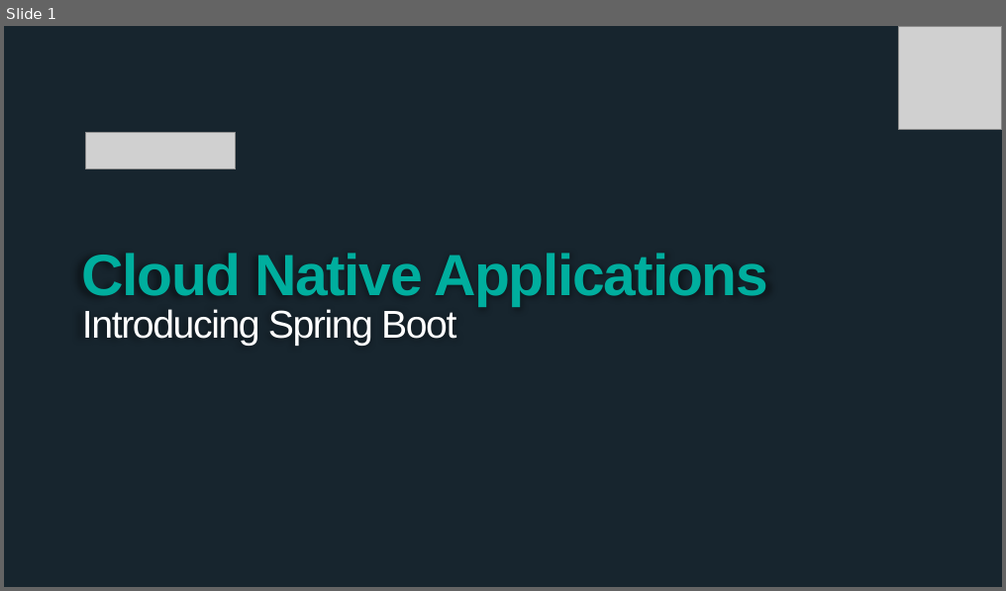
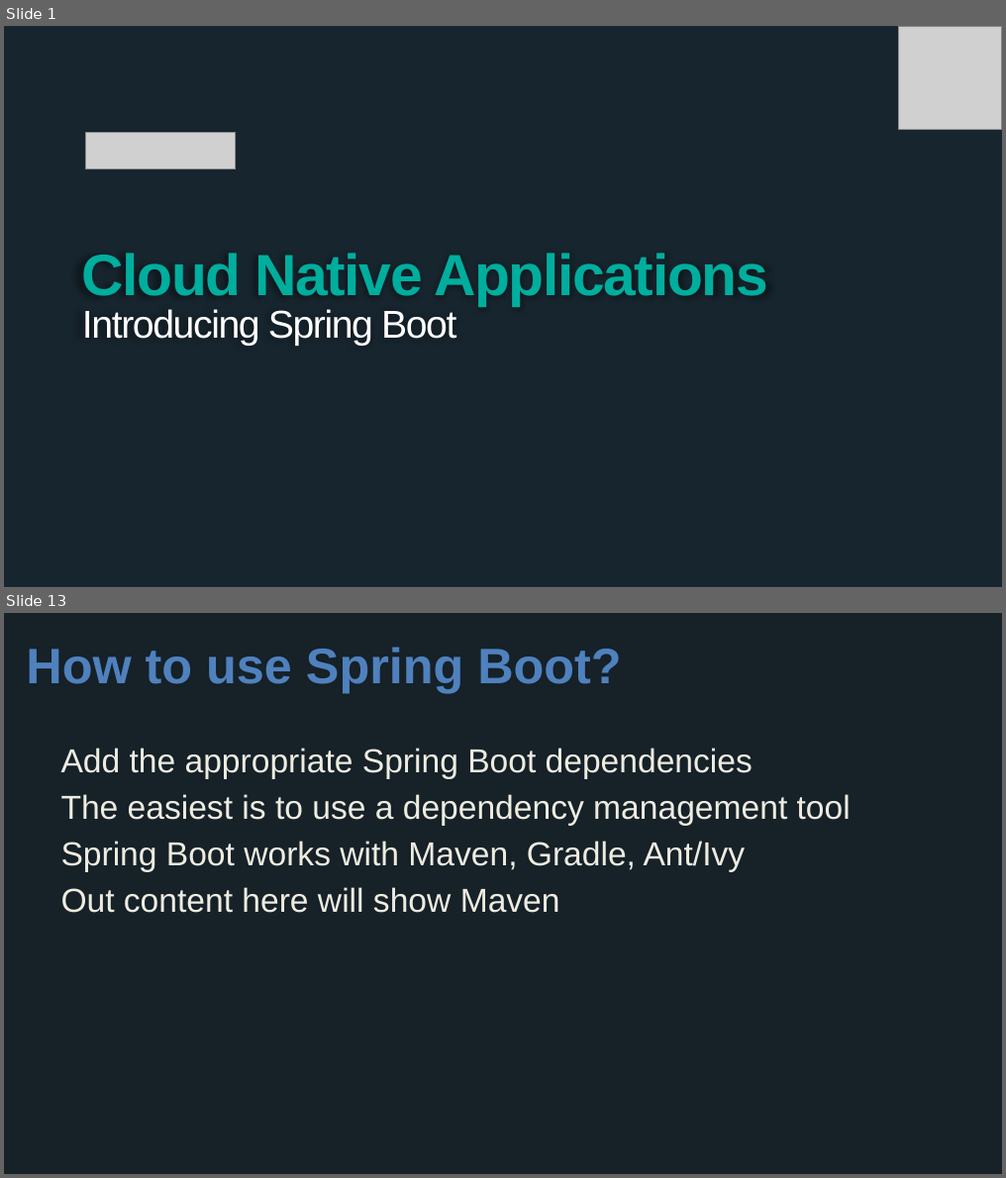
Before and after one commit to wxlund/CN-Workshop-Boeing, a slide deck: presentations/Session_2_Intro_Boot.pptx. Shown one above the other, each under a label of ours: slide 1 before the commit, slides 1 and 13 after it; the slides between them are not shown. The pictures are 1006x591 and 1006x1178 pixels, drawn with LibreOffice and Linux fonts; fonts in the diff are those of the drawing; grey boxes stand for pictures; background and template pictures are left out. Boxes give left, top, right and bottom in pixels: in the first picture for what was removed or moved away, otherwise in the second. Text is boxed around its words. In the diff, an @@ line names an element or a change of style, - is before the commit and + after.

```diff
--- a/presentations/Session_2_Intro_Boot.pptx
+++ b/presentations/Session_2_Intro_Boot.pptx
@@ slide 13 added at [4,613,1002,1174], background #162128 @@
@@ title added at [26,647,621,693], 36 pt, text #4F81BD, bold @@
+How to use Spring Boot?
@@ text added at [61,748,850,913], 24 pt, text #EEECE1 @@
+Add the appropriate Spring Boot dependencies
+The easiest is to use a dependency management tool
+Spring Boot works with Maven, Gradle, Ant/Ivy
+Out content here will show Maven
```
Also in this commit, not shown: 19 other slides added, 1 slide removed.
